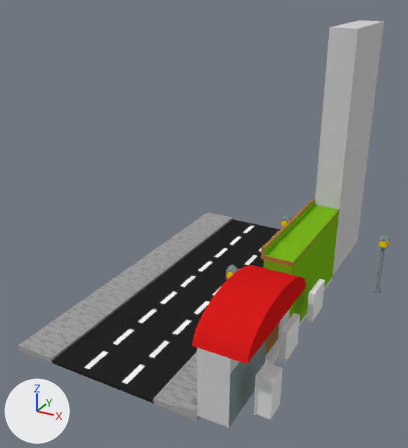
One commit to the Blender file Assets/Models/Edificios1.blend: the scene before it, then after it.
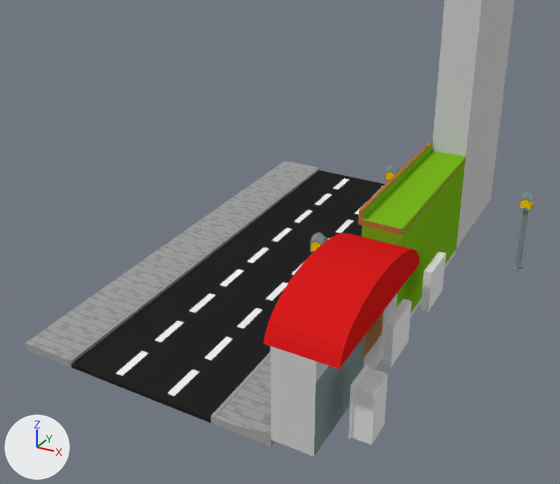
The first picture shows the older version from a 50 mm lens placed at (18.5, -36.0, 23.3), pointed at (0.4, -3.0, 6.8). The close-ups show both versions on the part from 0% to 100% of the width and 21% to 100% of the height of that picture. The lights are fixed; the arrows at lower left show +X, +Y and +Z.

In view in the first close-up: 'Bloque1_Acera', 'Bloque1_Calle', 'Bloque1_Edificio', 'Farol', 'Puerta', 'Ventana.000', 'Ventana.001'.
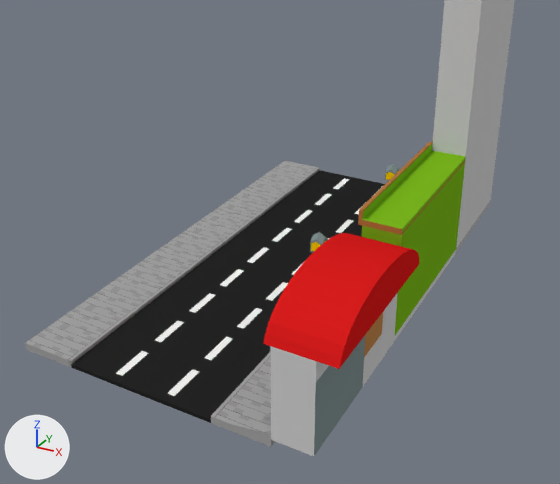
Diff of the bpy script that builds the scene:
```diff
--- a/Assets/Models/Edificios1.blend.py
+++ b/Assets/Models/Edificios1.blend.py
@@ ob_farol @@
-ob_farol = bpy.data.objects.new('Farol', me_cube_006)
-ob_farol.location = (11.7, 5.0, 0.33)
-ob_farol.scale = (0.25, 0.25, 0.0375)
@@ ob_ventana_001 @@
-ob_ventana_001 = bpy.data.objects.new('Ventana.001', me_cube_016)
-ob_ventana_001.location = (9.1, -3.0, 3.0)
-ob_ventana_001.scale = (2.0, 1.0, 1.0)
@@ ob_ventana_000 @@
-ob_ventana_000 = bpy.data.objects.new('Ventana.000', me_cube_010)
-ob_ventana_000.location = (9.1, -8.0, 3.0)
-ob_ventana_000.scale = (2.0, 1.0, 1.0)
@@ ob_puerta @@
-ob_puerta = bpy.data.objects.new('Puerta', me_cube_001)
-ob_puerta.location = (9.91, -11.9, 1.92)
-ob_puerta.scale = (1.0, 0.7, 1.3)
```

Changed parts and their boxes [x1, y1, x2, y2] in the close-ups (560 x 484 px):
'Puerta', deleted: before [348, 363, 388, 445]
'Ventana.000', deleted: before [382, 299, 412, 368]
'Ventana.001', deleted: before [421, 251, 446, 312]
'Farol', deleted: before [512, 191, 535, 272]
    faces in mat_farol_plomo (grey #819191): [512, 191, 535, 272]
